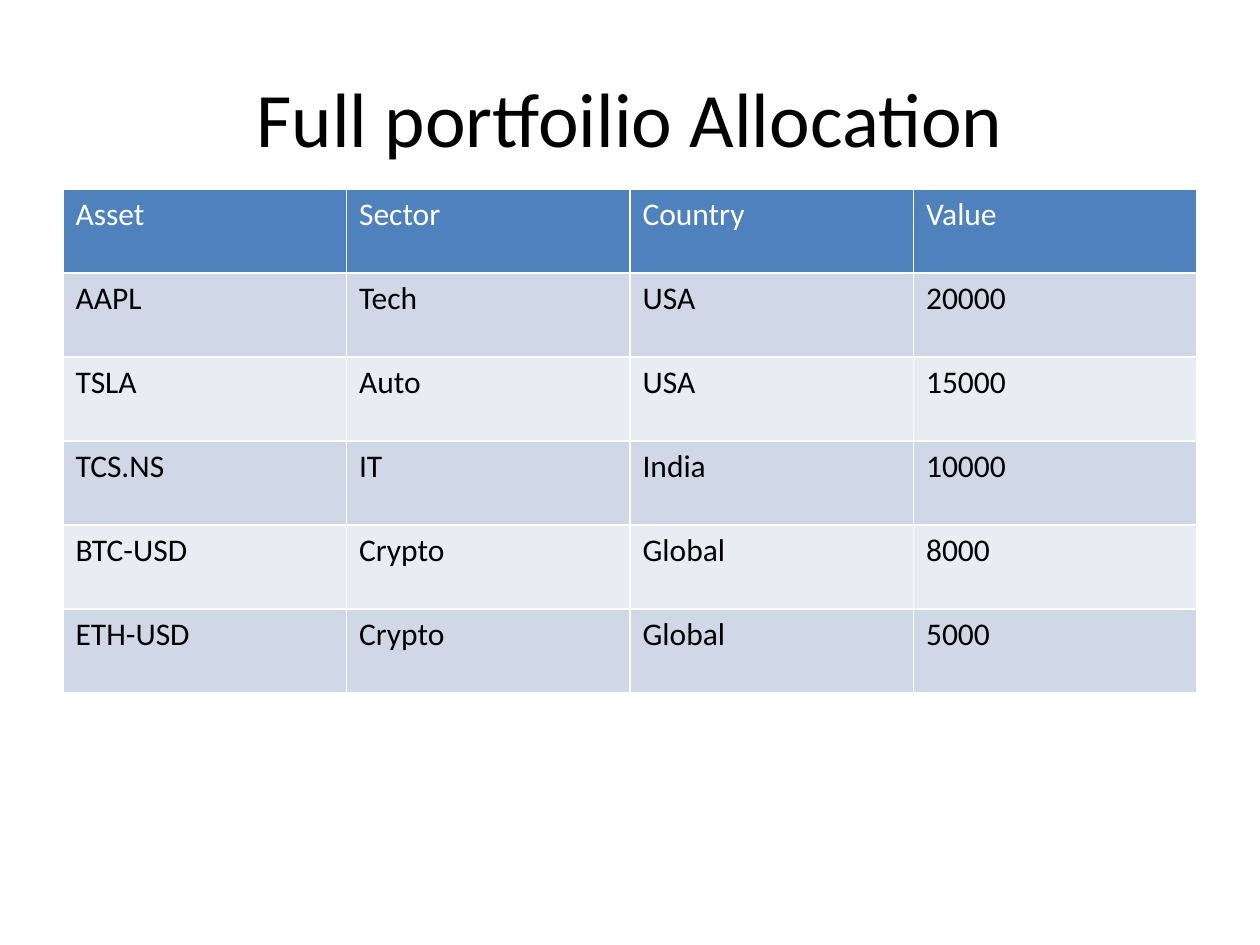
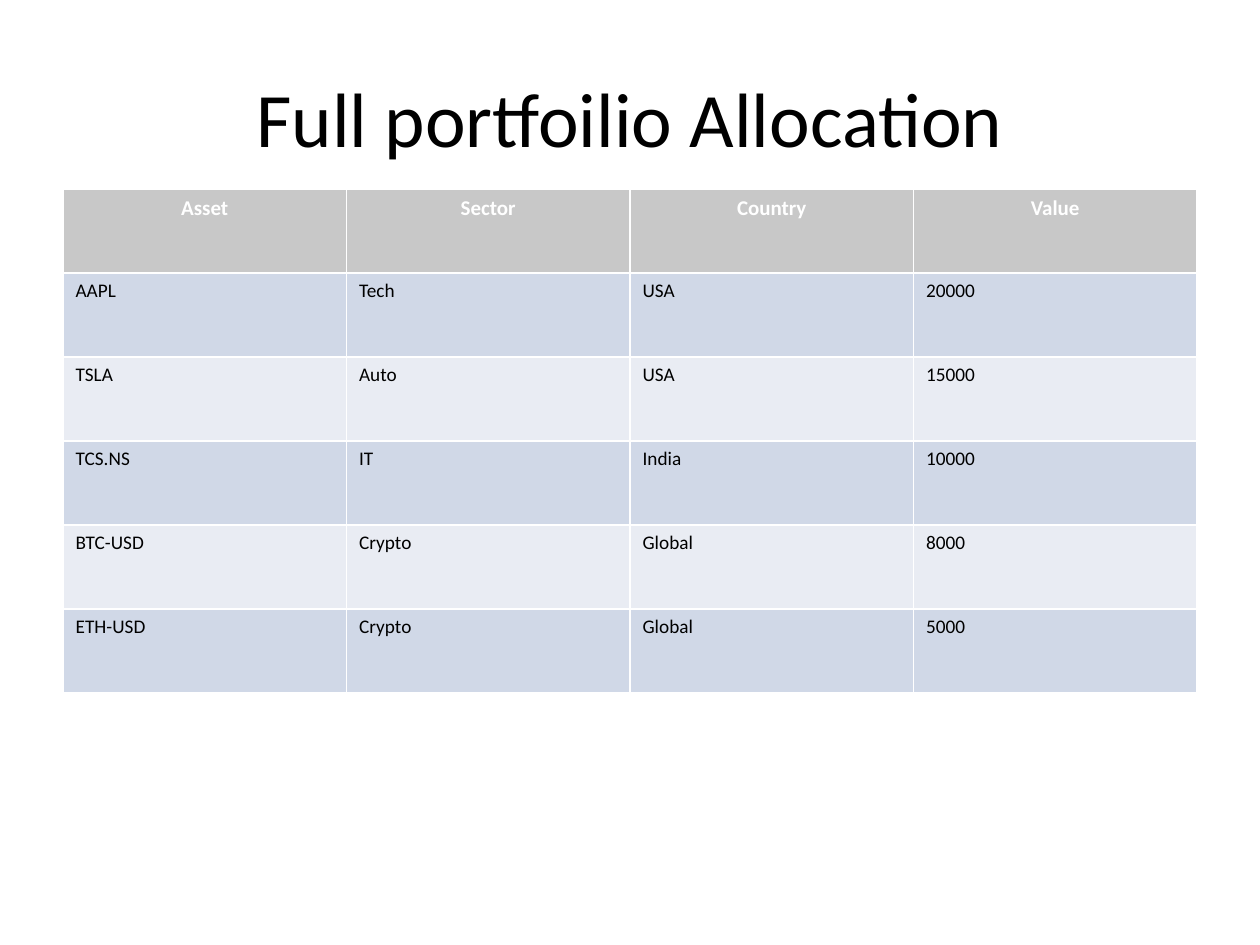
Before and after one commit to gaurav13407/FINEDECK-Excel-to-PPT-, a slide deck: slide 1 of examples/demo_PPT/output_demo.pptx. Drawn at 1260x945 pixels with LibreOffice and Linux fonts; fonts in the diff are those of the drawing. Boxes give left, top, right and bottom in pixels: in the first picture for what was removed or moved away, otherwise in the second. Text is boxed around its words. In the diff, an @@ line names an element or a change of style, - is before the commit and + after.

```diff
--- a/examples/demo_PPT/output_demo.pptx
+++ b/examples/demo_PPT/output_demo.pptx
@@ table at [63,189,1197,693] @@
@@ fill #4F81BD to #C8C8C8 in row 1 @@
@@ size 18 to 12 pt, bold on in "Asset", "Sector", "Country", "Value" @@
@@ size 18 to 11 pt in "AAPL", "Tech", "USA", "20000" and 16 more places @@
@@ alignment left to centre @@
```
Also in this commit, not shown: 1 other slide changed, 2 other files.
